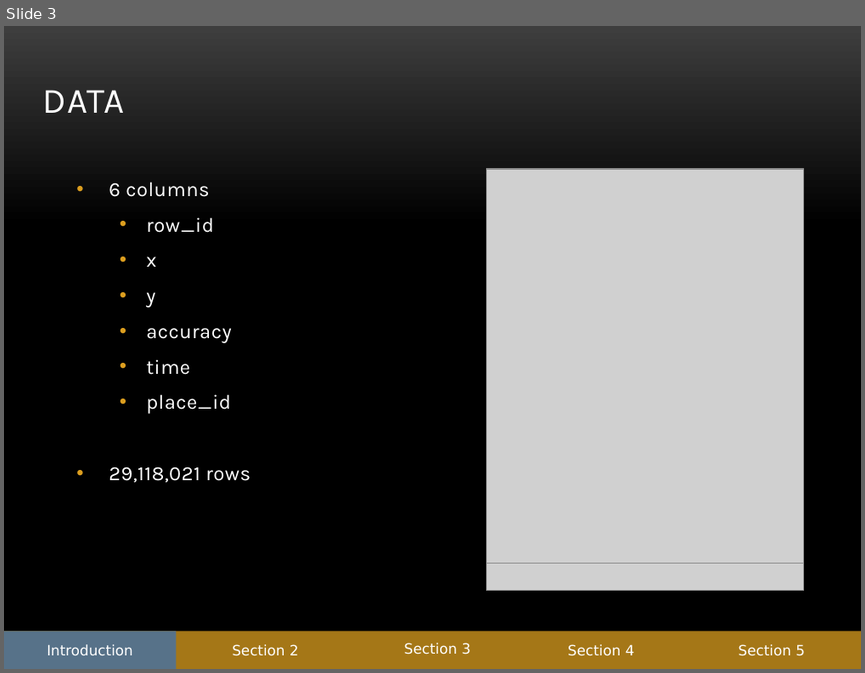
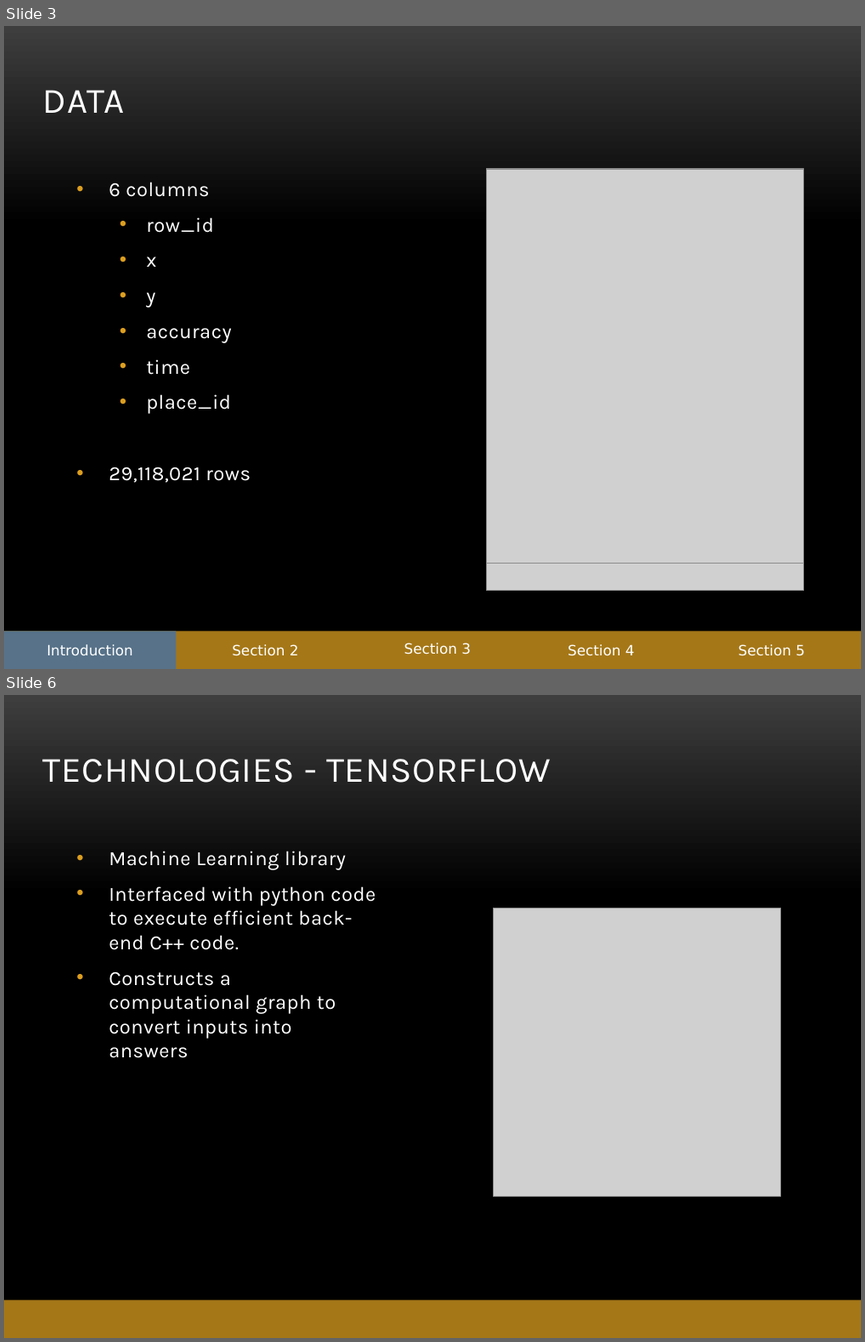
Before and after one commit to abe1ge/teletubbiesQAC, a slide deck: FinalPresentation.pptx. Shown one above the other, each under a label of ours: slide 3 before the commit, slides 3 and 6 after it; the slides between them are not shown. The pictures are 865x673 and 865x1342 pixels, drawn with LibreOffice and Linux fonts; fonts in the diff are those of the drawing; grey boxes stand for pictures; background and template pictures are left out. Boxes give left, top, right and bottom in pixels: in the first picture for what was removed or moved away, otherwise in the second. Text is boxed around its words. In the diff, an @@ line names an element or a change of style, - is before the commit and + after.

```diff
--- a/FinalPresentation.pptx
+++ b/FinalPresentation.pptx
@@ slide 6 added at (4, 695, 861, 1338), background picture (left out); not listed: 1 template element that a slide beside it also shows @@
@@ title added at (43, 759, 551, 783), 30 pt, text #FFFFFF @@
+TECHNOLOGIES - TENSORFLOW
@@ text added at (109, 851, 375, 1058), 17 pt, text #FFFFFF @@
+• Machine Learning library
+• Interfaced with python code to execute efficient back-end C++ code.
+• Constructs a computational graph to convert inputs into answers
@@ picture added at (494, 908, 780, 1196) @@
```
Also in this commit, not shown: 3 other slides added.
